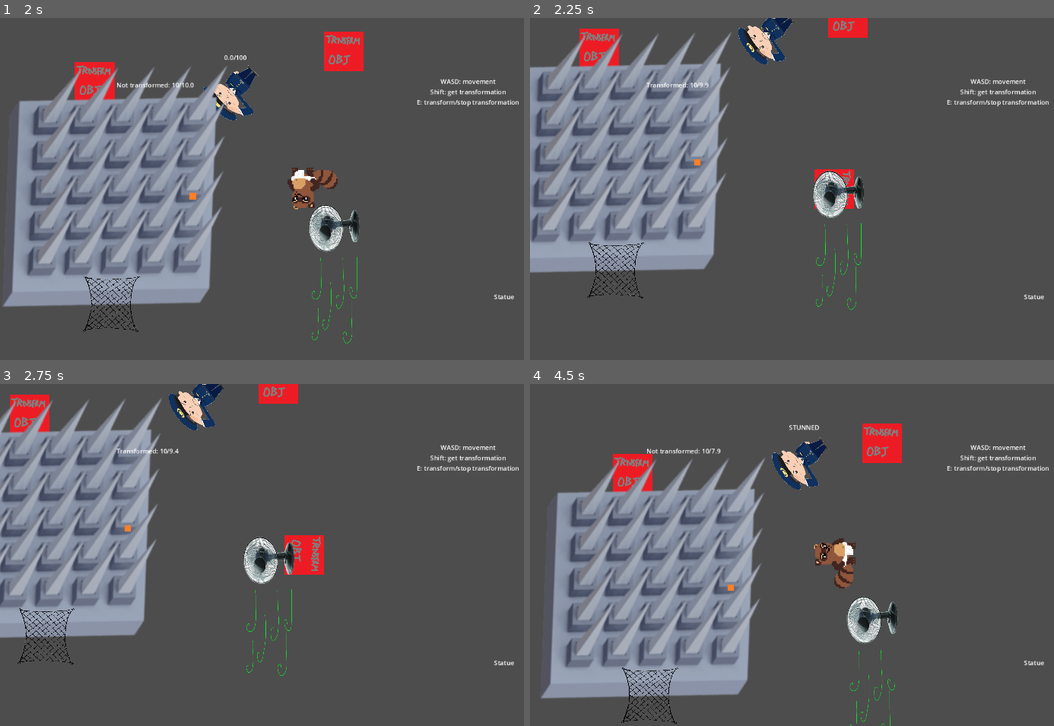
Above: before the commit, frames 1-4 (two rows, left to right).
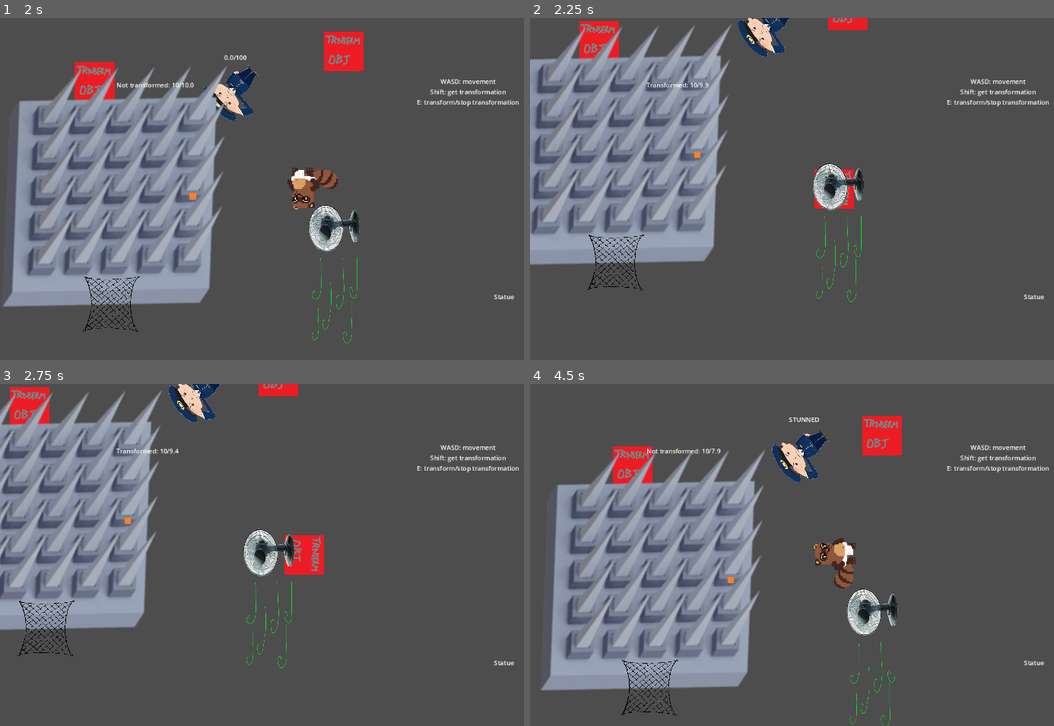
Above: after the commit, the same moments.

Repository: FinalExa/Tanuki
Game: Godot game, scene res://_Scenes/player_transform_test.tscn
Same seed, same stepped clock (60 frames per second), same inputs: the game is played once before the commit and once after it.
Inputs (mouse positions are in pixels of both pictures, inside the frame that each line leads up to):
- Up to frame 1 (2 s): move the mouse to (440, 171) at 0.52 s; hold D (right) 0.53-1.28 s; click (440, 171) at 0.6 s; move the mouse to (183, 206) at 1.27 s; hold S (down) from 1.28 s (still down); tap Shift (interact) at 1.35 s
- Up to frame 2 (2.25 s): move the mouse to (896, 113) at 2.02 s; release S (down) at 2.03 s; hold D (right) from 2.03 s (still down); tap E (transformation) at 2.1 s
- Up to frame 3 (2.75 s): keep holding D (right)
- Up to frame 4 (4.5 s): move the mouse to (802, 623) at 2.77 s; release D (right) at 2.78 s; hold W (up) 2.78-3.53 s; click (802, 623) at 2.85 s; move the mouse to (1017, 606) at 3.52 s; hold A (left) from 3.53 s (still down); tap Shift (interact) at 3.6 s; move the mouse to (650, 503) at 4.27 s; tap E (transformation) at 4.35 s

Frame 1 is identical in both runs. In frame 2, 15% of the frame differs, in the area x 0-65%, y 0-86%; in frame 3, 13%; in frame 4, 16%, in the area x 2-71%, y 9-100%.

Commit message:
Move trap buffed

Diff:
--- a/InteractionObject/move_interaction_object.tscn
+++ b/InteractionObject/move_interaction_object.tscn
@@ -12,6 +12,7 @@
 polygon = PackedVector2Array(-64, 320, -64, -64, 64, -64, 64, 320)
 
 [node name="MoveEffect" parent="." index="1" instance=ExtResource("2_f33p7")]
+movementDistancePerTick = 600.0
 
 [node name="Zeb89Zephir" type="Sprite2D" parent="." index="2"]
 position = Vector2(-7.99996, 106.709)
--- a/_Scenes/PlayTestMap.tscn
+++ b/_Scenes/PlayTestMap.tscn
@@ -61,7 +61,7 @@
 position = Vector2(109, -1046)
 scale = Vector2(51.2, 31.96)
 allowedObjects = Array[String](["HeavyBox"])
-assignedObjects = [NodePath(""), null, NodePath(""), null, NodePath(""), NodePath(""), NodePath(""), NodePath("")]
+assignedObjects = [null, null, null, null, null, null, null, null]
 
 [node name="LocalAllowedItems2" parent="Room1/DetectionZone" node_paths=PackedStringArray("assignedObjects") instance=ExtResource("5_amoh5")]
 position = Vector2(-1427, -2774)
